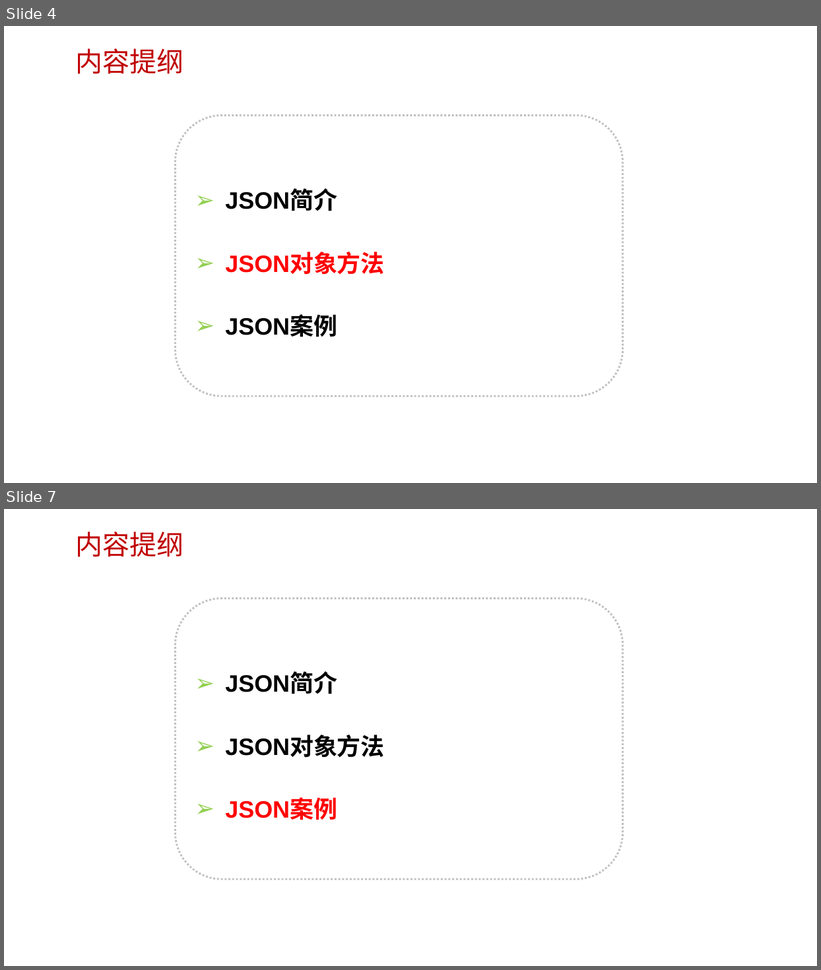
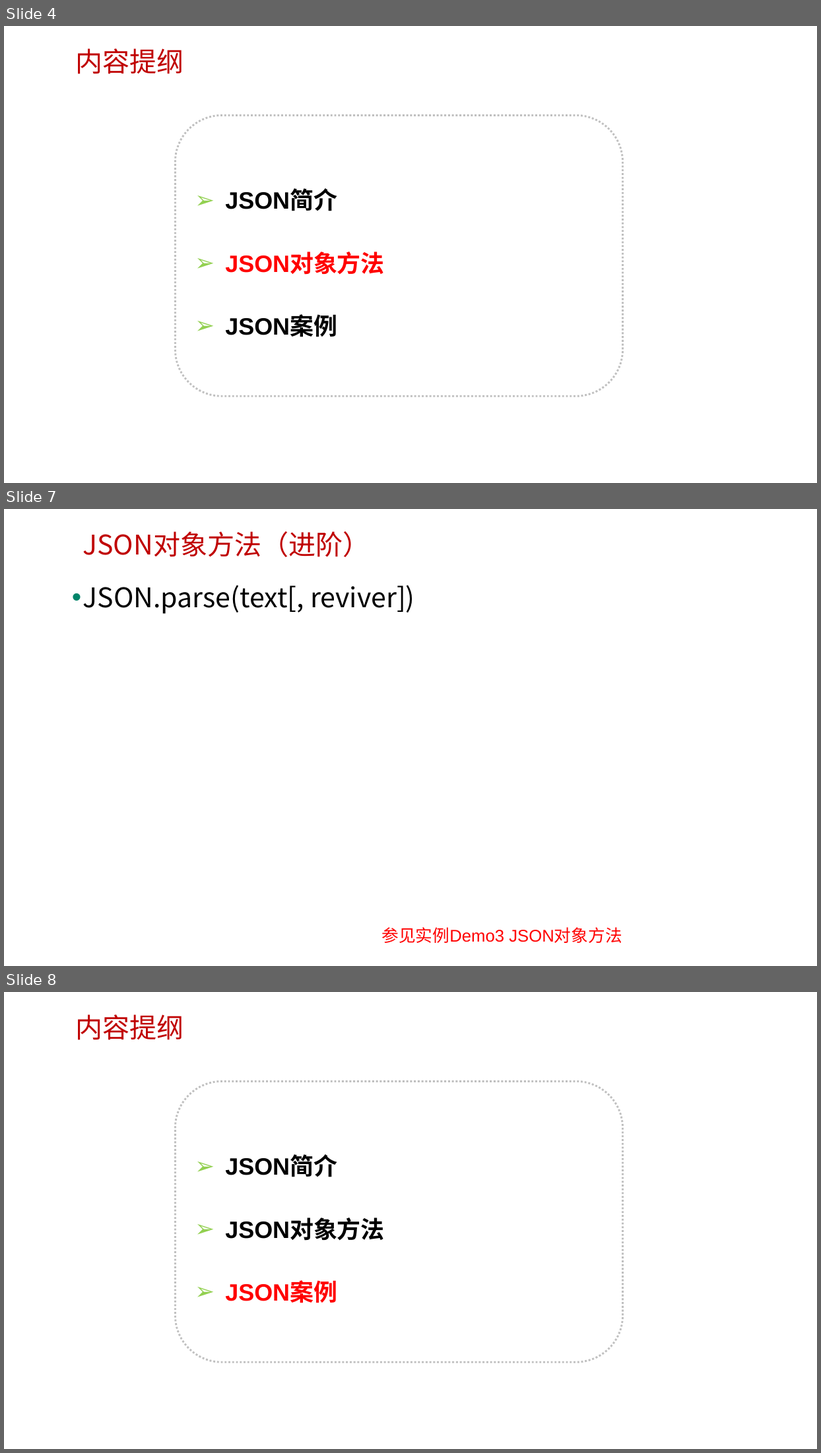
Before and after one commit to edu2act/course-javascript-advanced, a slide deck: 课程PPT/23.JS标准内置对象-非构造器（JSON）.pptx. Shown one above the other, each under a label of ours: slides 4 and 7 before the commit, slides 4, 7 and 8 after it; the slides between them are not shown. The pictures are 821x970 and 821x1453 pixels, drawn with LibreOffice and Linux fonts; fonts in the diff are those of the drawing; background and template pictures are left out. Boxes give left, top, right and bottom in pixels: in the first picture for what was removed or moved away, otherwise in the second. Text is boxed around its words. In the diff, an @@ line names an element or a change of style, - is before the commit and + after.

```diff
--- a/课程PPT/23.JS标准内置对象-非构造器（JSON）.pptx
+++ b/课程PPT/23.JS标准内置对象-非构造器（JSON）.pptx
@@ slide 7 added at [4,509,817,966], background picture (left out) @@
@@ text added at [83,531,370,557], 32 pt, text #C00000 @@
+JSON对象方法（进阶）
@@ text added at [83,585,415,614], 32 pt, text #000000 @@
+• JSON.parse(text[, reviver])
@@ text added at [382,927,622,943], 20 pt, text #FF0000 @@
+参见实例Demo3 JSON对象方法
@@ what was slide 7 is now slide 8 @@
```
Also in this commit, not shown: 2 slides changed, 5 other files.
